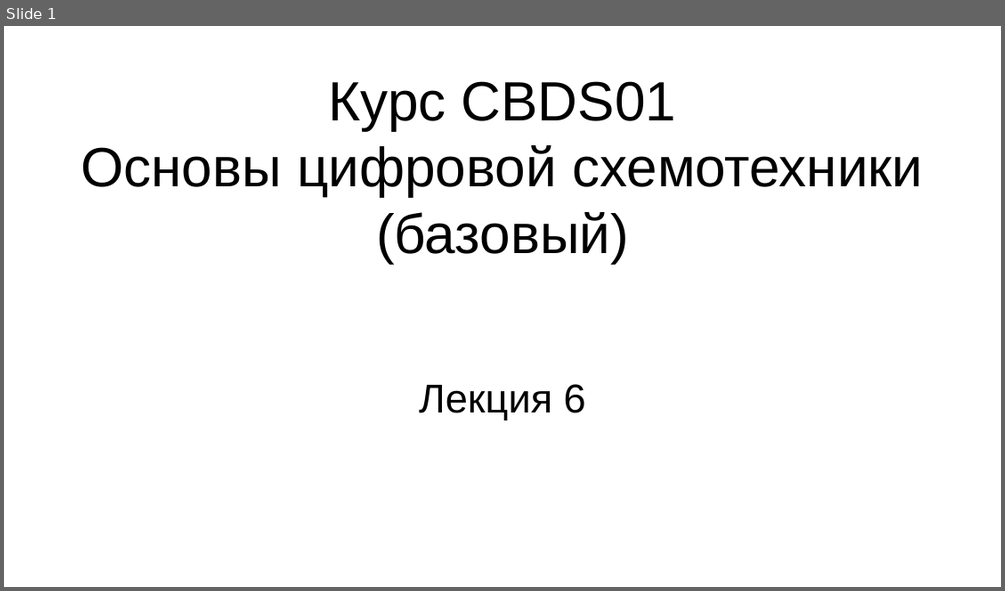
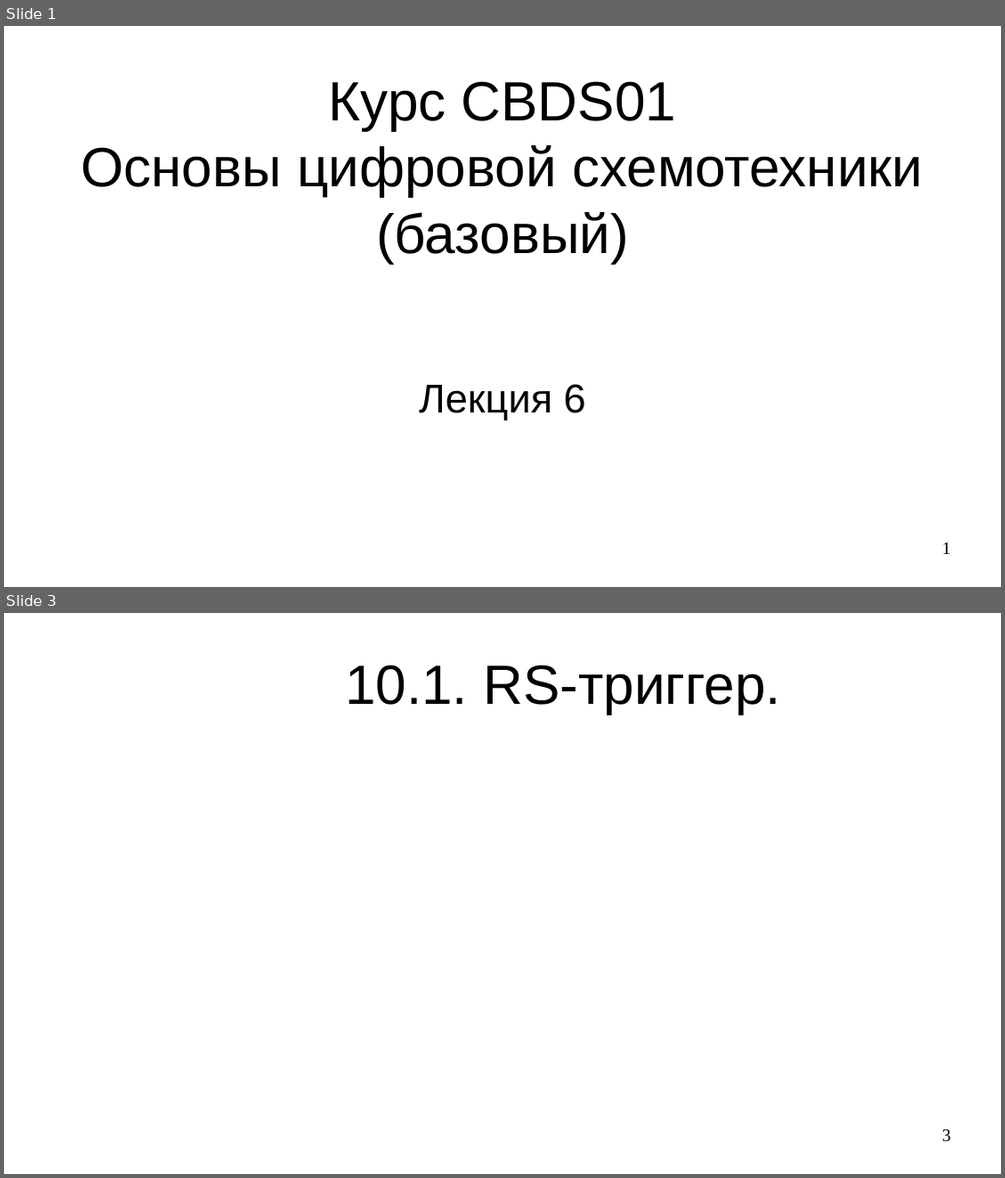
Before and after one commit to steelcraft/stud-lab, a slide deck: Лекции/СBDS01#L6.odp. Shown one above the other, each under a label of ours: slide 1 before the commit, slides 1 and 3 after it; the slides between them are not shown. The pictures are 1005x591 and 1005x1178 pixels, drawn with LibreOffice and Linux fonts; fonts in the diff are those of the drawing. Boxes give left, top, right and bottom in pixels: in the first picture for what was removed or moved away, otherwise in the second. Text is boxed around its words. In the diff, an @@ line names an element or a change of style, - is before the commit and + after.

```diff
--- a/Лекции/СBDS01#L6.odp
+++ b/Лекции/СBDS01#L6.odp
@@ slide 3 added at bbox=[4, 613, 1001, 1174], background #FFFFFF @@
@@ title added at bbox=[345, 665, 781, 714], 44 pt, text #000000 @@
+10.1. RS-триггер.
@@ page number added at bbox=[942, 1129, 951, 1142], 14 pt, text #000000 @@
+3
@@ slide 1 changed as well @@
@@ page number added at bbox=[942, 542, 951, 554], 14 pt, text #000000 @@
+1
```
Also in this commit, not shown: 5 other slides added.
